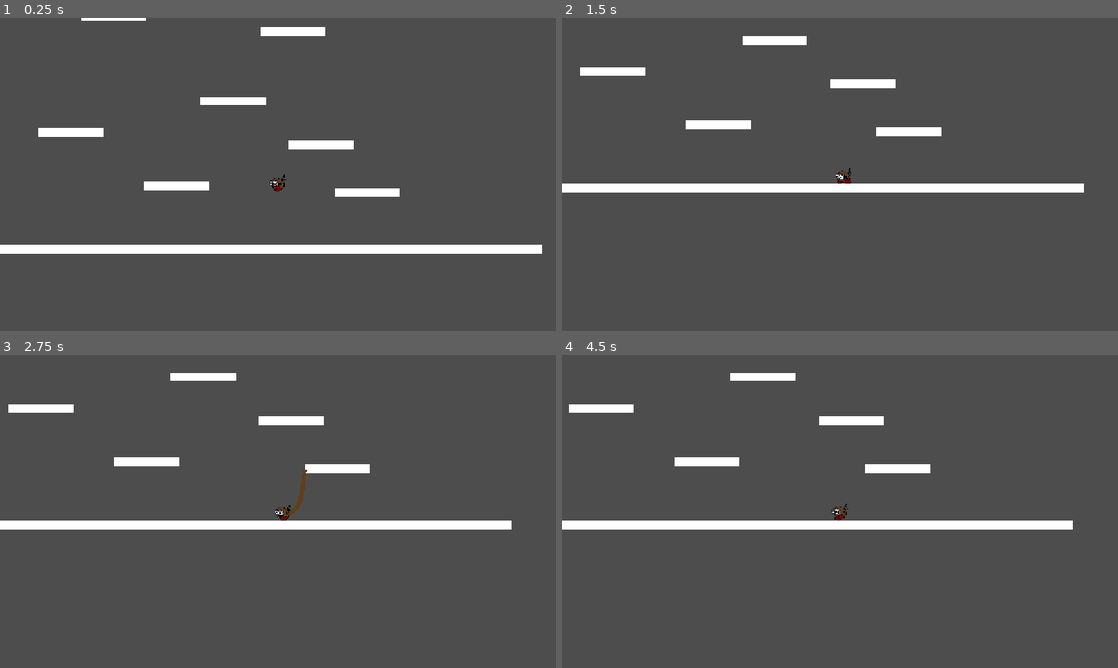
Above: before the commit, frames 1-4 (two rows, left to right).
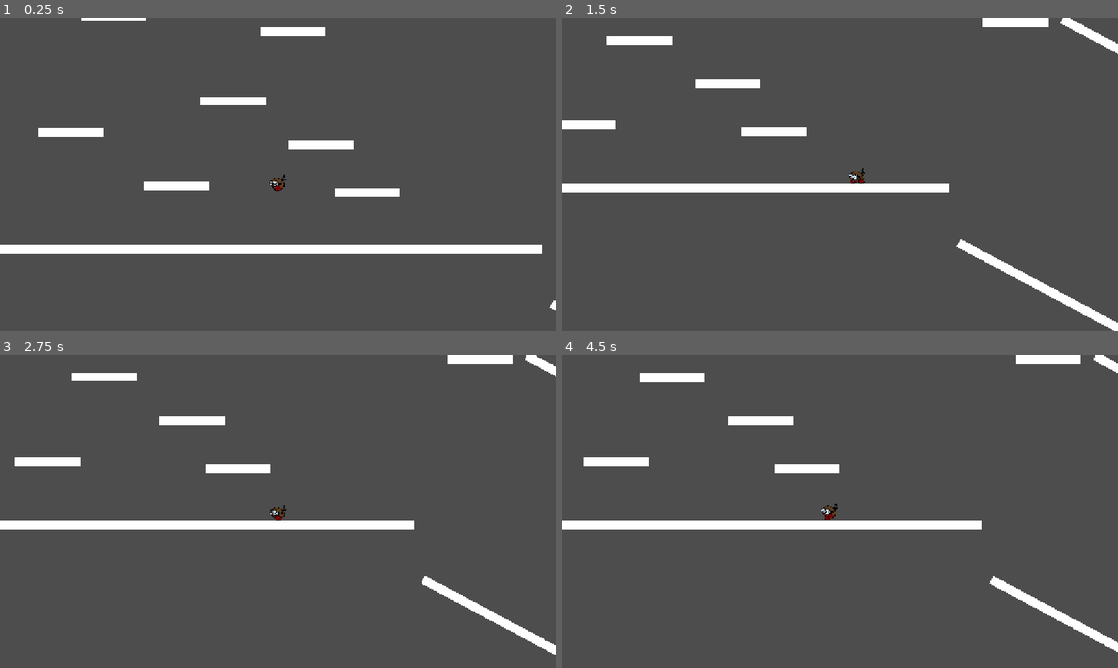
Above: after the commit, the same moments.

Repository: MisterIXI/godot-wildjam-80
Game: Godot game, scene res://scenes/_debug/y_player/y_test_scene.tscn
Two runs of this game, one before a commit and one after it. Both use one fixed random seed, a clock stepped at 60 frames per second and the inputs below. This scene is started directly instead of the project's main scene.
Inputs (mouse positions are in pixels of both pictures, inside the frame that each line leads up to):
- Up to frame 1 (0.25 s): no input
- Up to frame 2 (1.5 s): move the mouse to (962, 158) at 0.52 s; press the mouse at (962, 158) at 0.53 s; hold D (move_right) 0.53-1.28 s; move the mouse to (728, 190) at 1.27 s; release the mouse at (728, 190) at 1.28 s; hold A (move_left) from 1.28 s (still down); click (728, 190) at 1.35 s
- Up to frame 3 (2.75 s): move the mouse to (333, 442) at 2.02 s; release A (move_left) at 2.03 s; press the mouse at (333, 442) at 2.03 s; hold D (move_right) from 2.03 s (still down)
- Up to frame 4 (4.5 s): move the mouse to (812, 574) at 2.77 s; release D (move_right) at 2.78 s; release the mouse at (812, 574) at 2.78 s; hold W (up) 2.78-3.53 s; click (812, 574) at 2.85 s; move the mouse to (1006, 558) at 3.52 s; press the mouse at (1006, 558) at 3.53 s; hold A (move_left) from 3.53 s (still down); move the mouse to (673, 464) at 4.27 s; release the mouse at (673, 464) at 4.28 s; click (673, 464) at 4.35 s

The runs differ from the first frame. In frame 1, less than 0.1% of the frame differs, in the area x 98-100%, y 90-94%; in frame 2, 5.4%, in the area x 0-100%, y 0-100%; in frame 3, 4.9%; in frame 4, 4.8%.

Commit message:
test update with initial jump

Diff:
--- a/scenes/_debug/y_player/verlet_rope.gd
+++ b/scenes/_debug/y_player/verlet_rope.gd
@@ -26,6 +26,7 @@
 		segments[i].prev_pos = segments[i].pos
 	segments[-1].pinned = true
 	rope.points = segments
+	segment_length *= 0.8
 
 
 func process_rope(delta: float):
--- a/scenes/_debug/y_player/y_test_scene.tscn
+++ b/scenes/_debug/y_player/y_test_scene.tscn
@@ -137,6 +137,40 @@
 shape = SubResource("RectangleShape2D_3gxmj")
 
 [node name="Sprite2D" type="Sprite2D" parent="StaticBody2D6"]
+scale = Vector2(150, 20)
+texture = SubResource("CanvasTexture_cprxv")
+
+[node name="StaticBody2D20" type="StaticBody2D" parent="."]
+position = Vector2(903, -380)
+
+[node name="CollisionShape2D" type="CollisionShape2D" parent="StaticBody2D20"]
+shape = SubResource("RectangleShape2D_3gxmj")
+
+[node name="Sprite2D" type="Sprite2D" parent="StaticBody2D20"]
+scale = Vector2(150, 20)
+texture = SubResource("CanvasTexture_cprxv")
+
+[node name="StaticBody2D21" type="StaticBody2D" parent="."]
+position = Vector2(2527, 421)
+rotation = 0.49029
+scale = Vector2(22.9131, 1)
+
+[node name="CollisionShape2D" type="CollisionShape2D" parent="StaticBody2D21"]
+shape = SubResource("RectangleShape2D_3gxmj")
+
+[node name="Sprite2D" type="Sprite2D" parent="StaticBody2D21"]
+scale = Vector2(150, 20)
+texture = SubResource("CanvasTexture_cprxv")
+
+[node name="StaticBody2D22" type="StaticBody2D" parent="."]
+position = Vector2(2288, 935)
+rotation = 0.49029
+scale = Vector2(22.9131, 1)
+
+[node name="CollisionShape2D" type="CollisionShape2D" parent="StaticBody2D22"]
+shape = SubResource("RectangleShape2D_3gxmj")
+
+[node name="Sprite2D" type="Sprite2D" parent="StaticBody2D22"]
 scale = Vector2(150, 20)
 texture = SubResource("CanvasTexture_cprxv")
 
